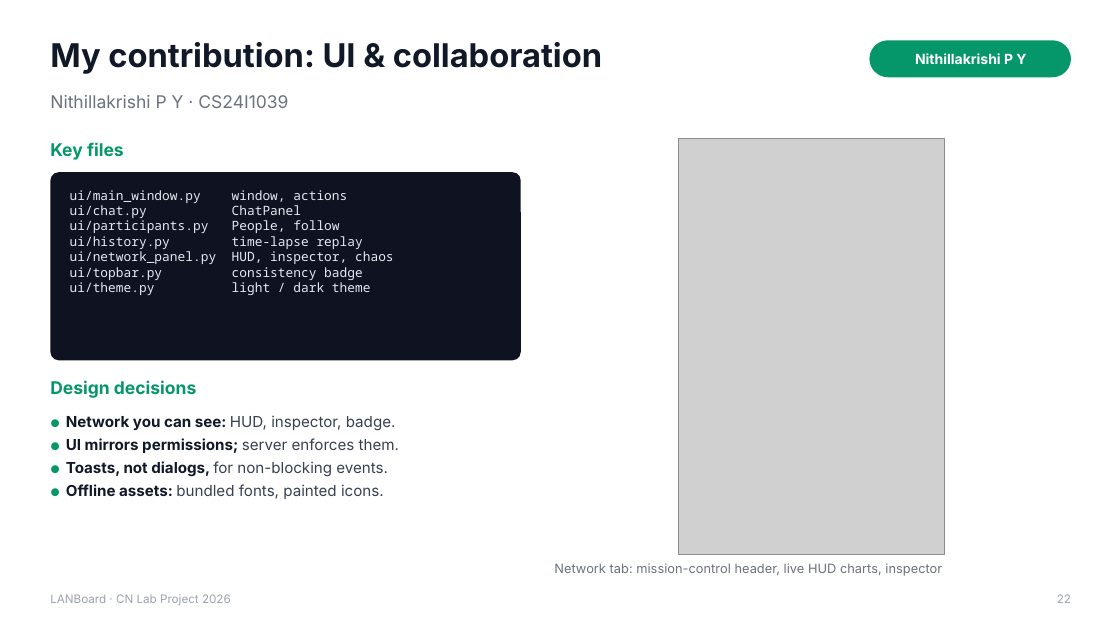
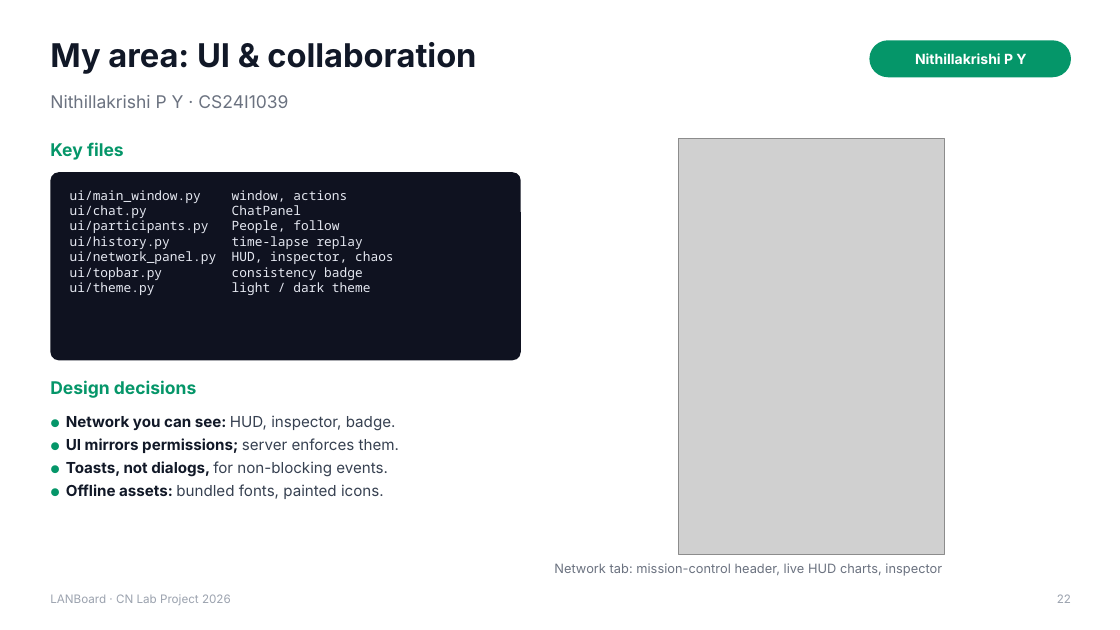
Before and after one commit to YashvanthSankar/cn-course-project, a slide deck: slide 22 of docs/LANBoard_Presentation.pptx. Drawn at 1120x630 pixels with LibreOffice and Linux fonts; fonts in the diff are those of the drawing; grey boxes stand for pictures. Boxes give left, top, right and bottom in pixels: in the first picture for what was removed or moved away, otherwise in the second. Text is boxed around its words. In the diff, an @@ line names an element or a change of style, - is before the commit and + after.

Commit message:
docs: refresh PDF and deck for today's fixes, honest authorship wording
- technical documentation: audit gaps B.1/B.3/B.4 marked fixed, kick ban
  described, 276 tests, per-file counts; Appendix C lists areas of
  responsibility (authorship is in the git history)
- deck: member slides titled 'My area', 276 tests; presenter guide asks
  members to state only what they personally built
- TODO: status section; mandatory checklist verified by tests (internet-off
  run on real LAN still pending)

```diff
--- a/docs/LANBoard_Presentation.pptx
+++ b/docs/LANBoard_Presentation.pptx
@@ text at (x1=50, y1=42, x2=476, y2=74): text changed @@
-My contribution: UI & collaboration
+My area: UI & collaboration
```
Also in this commit, not shown: 4 other slides changed, 6 other files.
